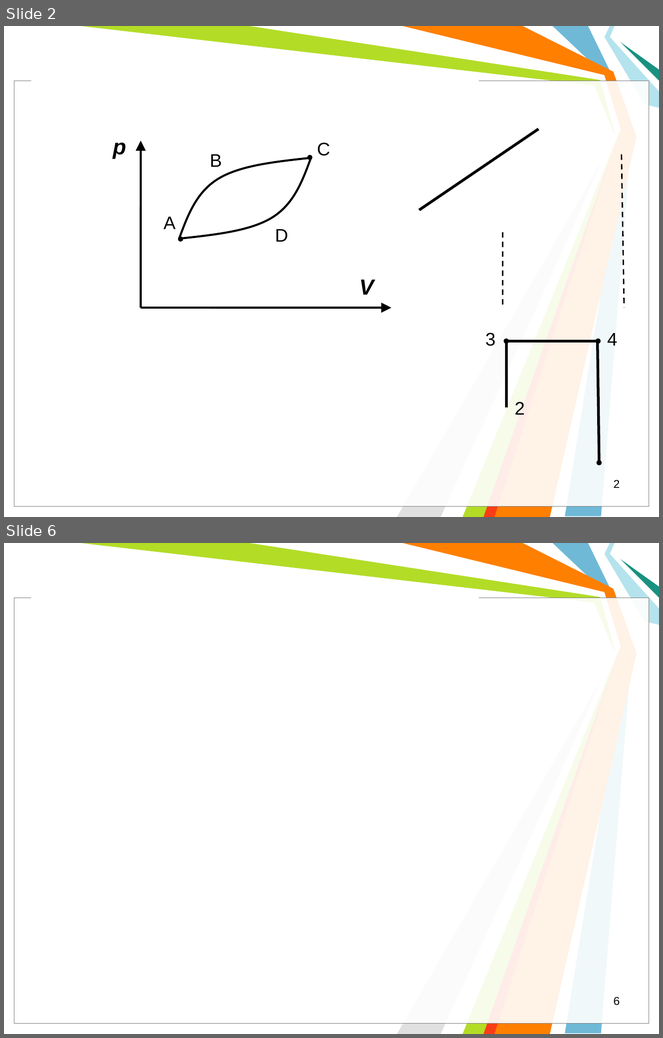
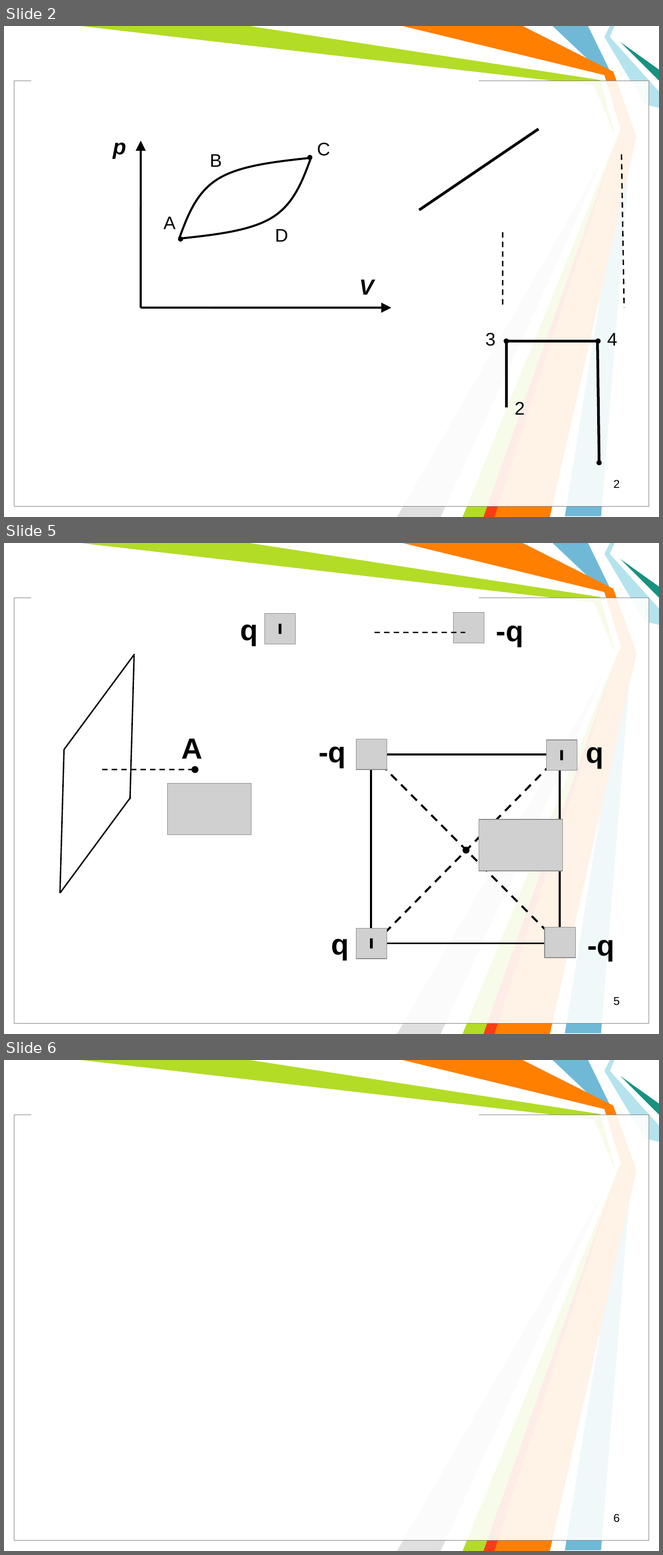
Before and after one commit to l432/NMK, a slide deck: Lecture/FIT/Less00.ppt. Shown one above the other, each under a label of ours: slides 2 and 6 before the commit, slides 2, 5 and 6 after it; the slides between them are not shown. The pictures are 663x1038 and 663x1555 pixels, drawn with LibreOffice and Linux fonts; fonts in the diff are those of the drawing; grey boxes stand for pictures; background and template pictures are left out. Boxes give left, top, right and bottom in pixels: in the first picture for what was removed or moved away, otherwise in the second. Text is boxed around its words. In the diff, an @@ line names an element or a change of style, - is before the commit and + after.

```diff
--- a/Lecture/FIT/Less00.ppt
+++ b/Lecture/FIT/Less00.ppt
@@ slide 5 added at box(4, 543, 659, 1034), background #FFFFFF; not listed: 11 template elements that a slide beside it also shows @@
@@ picture added at box(265, 614, 296, 644) @@
@@ picture added at box(453, 613, 484, 643) @@
@@ text added at box(240, 625, 258, 645), 32 pt, text #000000, bold @@
+q
@@ line added from (280, 624) to (280, 634), #000000 3 pt @@
@@ line added from (375, 633) to (465, 633), #000000 1.5 pt dashed @@
@@ text added at box(496, 626, 524, 646), 32 pt, text #000000, bold @@
+-q
@@ line added from (64, 749) to (135, 654), #000000 1.5 pt @@
@@ line added from (130, 799) to (135, 656), #000000 1.5 pt @@
@@ text added at box(182, 739, 203, 759), 32 pt, text #000000, bold @@
+A
@@ picture added at box(357, 739, 387, 770) @@
@@ picture added at box(546, 740, 577, 771) @@
@@ line added from (60, 893) to (64, 749), #000000 1.5 pt @@
@@ text added at box(319, 747, 346, 768), 32 pt, text #000000, bold @@
+-q
@@ line added from (371, 755) to (560, 944), #000000 2.24 pt dashed @@
@@ rectangle added at box(371, 755, 560, 943), outline #000000 2.24 pt @@
@@ line added from (561, 755) to (375, 944), #000000 2.24 pt dashed @@
@@ line added from (561, 750) to (561, 760), #000000 3 pt @@
@@ text added at box(586, 747, 604, 769), 32 pt, text #000000, bold @@
+q
@@ line added from (102, 770) to (193, 770), #000000 1.5 pt dashed @@
@@ ellipse added at box(193, 767, 198, 772), fill #000000, outline #000000 2.01 pt @@
@@ picture added at box(168, 783, 252, 835) @@
@@ line added from (60, 893) to (130, 798), #000000 1.5 pt @@
@@ picture added at box(479, 820, 563, 871) @@
@@ ellipse added at box(464, 848, 469, 853), fill #000000, outline #000000 2.01 pt @@
@@ picture added at box(357, 928, 387, 958) @@
@@ picture added at box(545, 928, 575, 958) @@
@@ text added at box(332, 939, 349, 961), 32 pt, text #000000, bold @@
+q
@@ line added from (372, 939) to (372, 949), #000000 3 pt @@
@@ text added at box(587, 940, 615, 962), 32 pt, text #000000, bold @@
+-q
@@ page number added at box(613, 997, 620, 1006), 12.5 pt, text #000000 @@
+5
```
Also in this commit, not shown: 1 slide changed, 1 other slide added, 3 other files.
